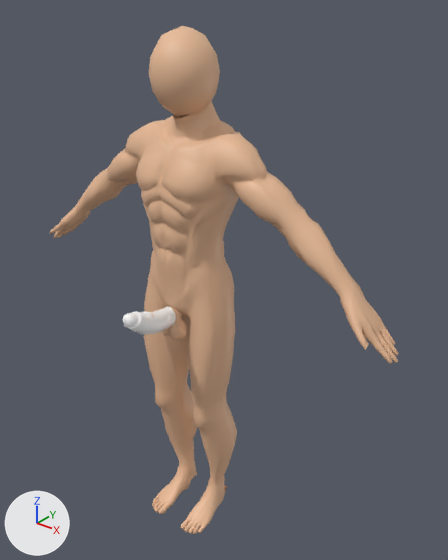
Two versions of the glTF model character_anim2.glb, one commit apart.
Before and after are seen from a 50 mm camera at (1.321, -1.48, 1.949) aimed at (0.097, 0.05, 1.001). Arrows for +X, +Y and +Z are at lower left; the lights stay in place. The older version comes first. Where no turn or scale is listed for an object, it has been applied to the vertices.

The older version as bpy lines, for what is in view:
```python
ob_sin_sack_09_2018_size_2_ik_mesh = bpy.data.objects.new('Sin Sack 09-2018 Size 2_IK_mesh', me_sin_sack_09_2018_size_2_ik)
ob_sin_sack_09_2018_size_2_ik_mesh.location = (0.0, 0.0, 0.0)
```
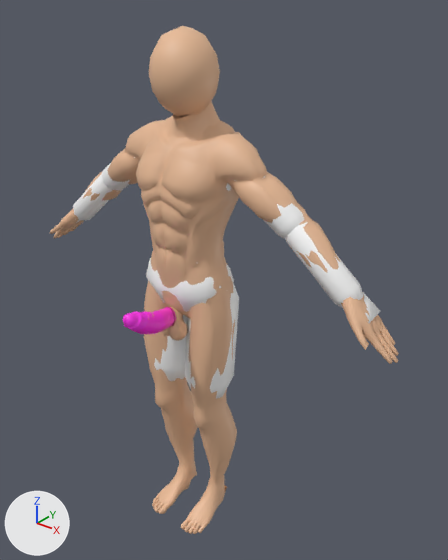
Boxes (x1, y1, x2, y2) around the edits, measured in the pictures (448 x 560 px):
'Sin Sack 09-2018 Size 2_IK_mesh', recoloured
    both: (71, 160, 382, 401)
'008_左ひじ', added
    after: (285, 222, 363, 308)
'004_下半身b', added
    after: (146, 258, 234, 312)
'005_左足', added
    after: (185, 283, 239, 398)
'006_右足', added
    after: (154, 315, 187, 381)
'011_右ひじ', added
    after: (73, 174, 118, 221)
'007_左腕', added
    after: (234, 176, 304, 238)
'010_右腕', added
    after: (102, 157, 135, 191)
'009_左手首', added
    after: (343, 292, 380, 323)

Edits to the bpy script that builds the scene:
```text
Change mat_cgfx_saki:
    mat_cgfx_saki.base_color: (1.0, 1.0, 1.0) -> (1.0, 0.0307, 0.842)  # white #ffffff -> pink #ff31ec
Change mat_cgfx_sao1:
    mat_cgfx_sao1.base_color: (1.0, 1.0, 1.0) -> (1.0, 0.0166, 0.729)  # white #ffffff -> pink #ff23de
Change mat_cgfx_sao2:
    mat_cgfx_sao2.base_color: (1.0, 1.0, 1.0) -> (1.0, 0.0433, 0.617)  # white #ffffff -> pink #ff3bce
Add mat_mmd_tools_rigid_0:
    mat_mmd_tools_rigid_0 = principled_material('mmd_tools_rigid_0')
    mat_mmd_tools_rigid_0.base_color = (1.0, 1.0, 1.0)  # white #ffffff
Add me_右ひじ:
    me_右ひじ.from_pydata(...)  # 34 vertices, 64 faces; spans x -0.136..0.136, y -0.047..0.047, z -0.123..0.123
    me_右ひじ.materials.append(mat_mmd_tools_rigid_0)  # white #ffffff
Add me_右腕:
    me_右腕.from_pydata(...)  # 34 vertices, 64 faces; spans x -0.162..0.162, y -0.055..0.055, z -0.125..0.125
    me_右腕.materials.append(mat_mmd_tools_rigid_0)  # white #ffffff
Add me_左手首:
    me_左手首.from_pydata([(0.0217, -0.0377, -0.0393), (-0.0387, -0.0434, 0.0078), (0.017, 0.0434, -0.0356), (-0.0434, 0.0377, 0.0115), (0.0434, -0.0377, -0.0115), (-0.017, -0.0434, 0.0356), (0.0387, 0.0434, -0.0078), (-0.0217, 0.0377, 0.0393)], [], [(0, 1, 3), (0, 3, 2), (2, 3, 7), (2, 7, 6), (6, 7, 5), (6, 5, 4), (4, 5, 1), (4, 1, 0), (2, 6, 4), (2, 4, 0), (7, 3, 1), (7, 1, 5)])
    me_左手首.materials.append(mat_mmd_tools_rigid_0)  # white #ffffff
Add me_左ひじ:
    me_左ひじ.from_pydata(...)  # 34 vertices, 64 faces; spans x -0.136..0.136, y -0.047..0.047, z -0.123..0.123
    me_左ひじ.materials.append(mat_mmd_tools_rigid_0)  # white #ffffff
Add me_左腕:
    me_左腕.from_pydata(...)  # 34 vertices, 64 faces; spans x -0.162..0.162, y -0.055..0.055, z -0.125..0.125
    me_左腕.materials.append(mat_mmd_tools_rigid_0)  # white #ffffff
Add me_右足:
    me_右足.from_pydata(...)  # 34 vertices, 64 faces; spans x -0.093..0.093, y -0.106..0.106, z -0.243..0.243
    me_右足.materials.append(mat_mmd_tools_rigid_0)  # white #ffffff
Add me_左足:
    me_左足.from_pydata(...)  # 34 vertices, 64 faces; spans x -0.093..0.093, y -0.106..0.106, z -0.243..0.243
    me_左足.materials.append(mat_mmd_tools_rigid_0)  # white #ffffff
Add me_下半身b:
    me_下半身b.from_pydata(...)  # 34 vertices, 64 faces; spans x -0.167..0.167, y -0.115..0.115, z -0.115..0.115
    me_下半身b.materials.append(mat_mmd_tools_rigid_0)  # white #ffffff
Add ob_011_右ひじ:
    ob_011_右ひじ = bpy.data.objects.new('011_右ひじ', me_右ひじ)
    ob_011_右ひじ.location = (-0.5, 0.012, 1.195)
Add ob_010_右腕:
    ob_010_右腕 = bpy.data.objects.new('010_右腕', me_右腕)
    ob_010_右腕.location = (-0.277, 0.009, 1.362)
Add ob_009_左手首:
    ob_009_左手首 = bpy.data.objects.new('009_左手首', me_左手首)
    ob_009_左手首.location = (0.639, 0.017, 1.079)
Add ob_008_左ひじ:
    ob_008_左ひじ = bpy.data.objects.new('008_左ひじ', me_左ひじ)
    ob_008_左ひじ.location = (0.5, 0.012, 1.195)
Add ob_007_左腕:
    ob_007_左腕 = bpy.data.objects.new('007_左腕', me_左腕)
    ob_007_左腕.location = (0.277, 0.009, 1.362)
Add ob_006_右足:
    ob_006_右足 = bpy.data.objects.new('006_右足', me_右足)
    ob_006_右足.location = (-0.092, -0.016, 0.796)
Add ob_005_左足:
    ob_005_左足 = bpy.data.objects.new('005_左足', me_左足)
    ob_005_左足.location = (0.092, -0.016, 0.796)
Add ob_004_下半身b:
    ob_004_下半身b = bpy.data.objects.new('004_下半身b', me_下半身b)
    ob_004_下半身b.location = (0.0, -0.022, 1.007)
```
